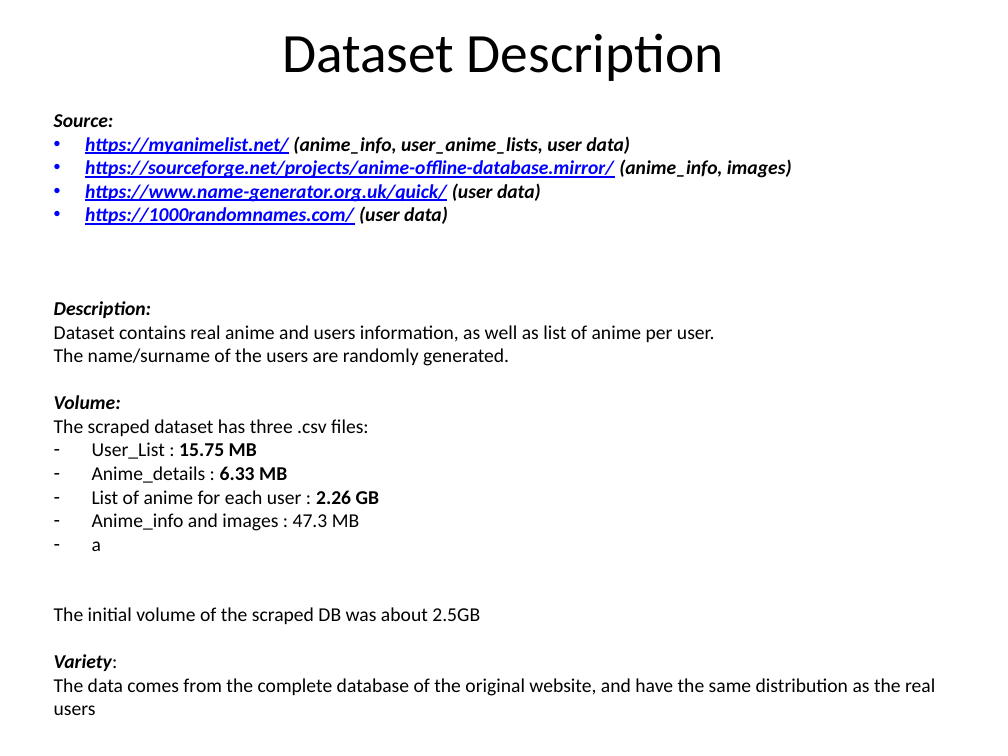
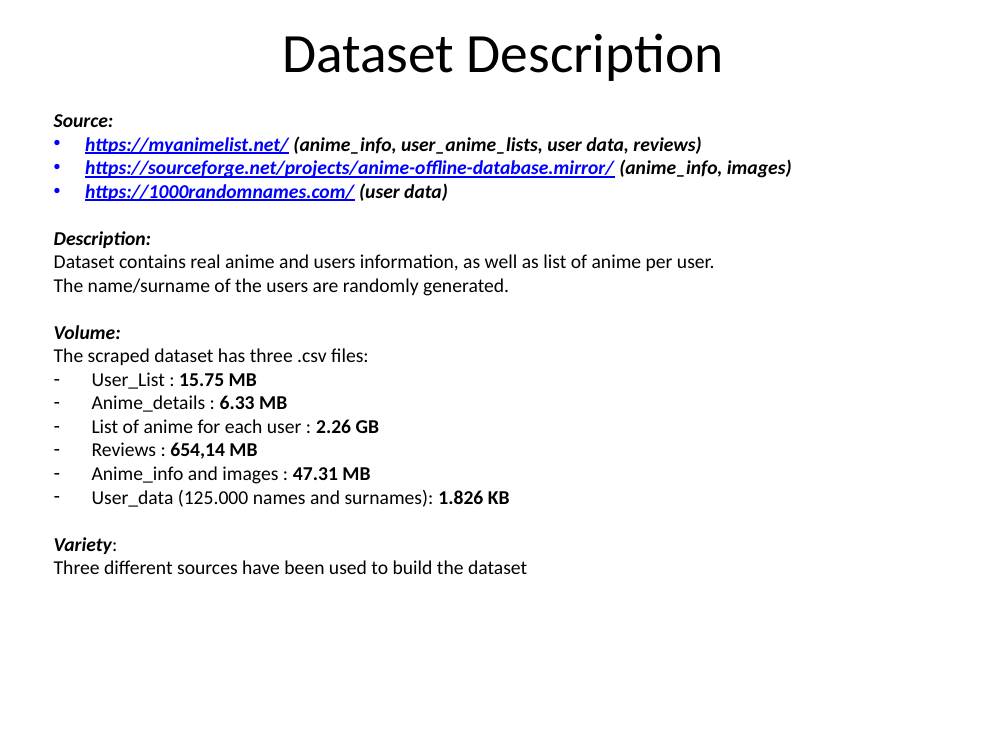
Before and after one commit to JacopoCarlon/LSMSDB_Project, a slide deck: slide 4 of 070_presentation/CarlonRiccardiElOurrak_ProjectDesignPresentation.pptx. Drawn at 1008x756 pixels with LibreOffice and Linux fonts; fonts in the diff are those of the drawing; background and template pictures are left out. Boxes give left, top, right and bottom in pixels: in the first picture for what was removed or moved away, otherwise in the second. Text is boxed around its words. In the diff, an @@ line names an element or a change of style, - is before the commit and + after.

```diff
--- a/070_presentation/CarlonRiccardiElOurrak_ProjectDesignPresentation.pptx
+++ b/070_presentation/CarlonRiccardiElOurrak_ProjectDesignPresentation.pptx
@@ text at (x1=85, y1=136, x2=701, y2=154): text changed @@
-• https://myanimelist.net/ (anime_info, user_anime_lists, user data)
+• https://myanimelist.net/ (anime_info, user_anime_lists, user data, reviews)
@@ text at (x1=85, y1=183, x2=541, y2=202): paragraph removed @@
-• https://www.name-generator.org.uk/quick/ (user data)
@@ text at (x1=92, y1=442, x2=510, y2=507): text changed @@
-– Anime_info and images : 47.3 MB
-– a
-The initial volume of the scraped DB was about 2.5GB
+– Reviews : 654,14 MB
+– Anime_info and images : 47.31 MB
+– User_data (125.000 names and surnames): 1.826 KB
@@ text at (x1=54, y1=560, x2=527, y2=574): text changed @@
-The data comes from the complete database of the original website, and have the same distribution as the real users
+Three different sources have been used to build the dataset
```
Also in this commit, not shown: 2 other slides changed, 3 slides added, 3 slides removed, 2 other files.
